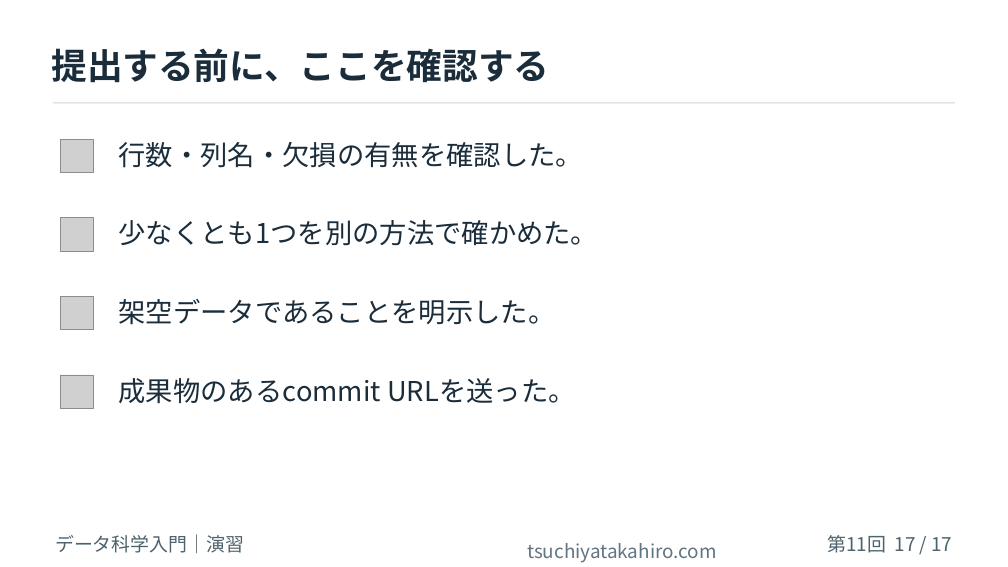
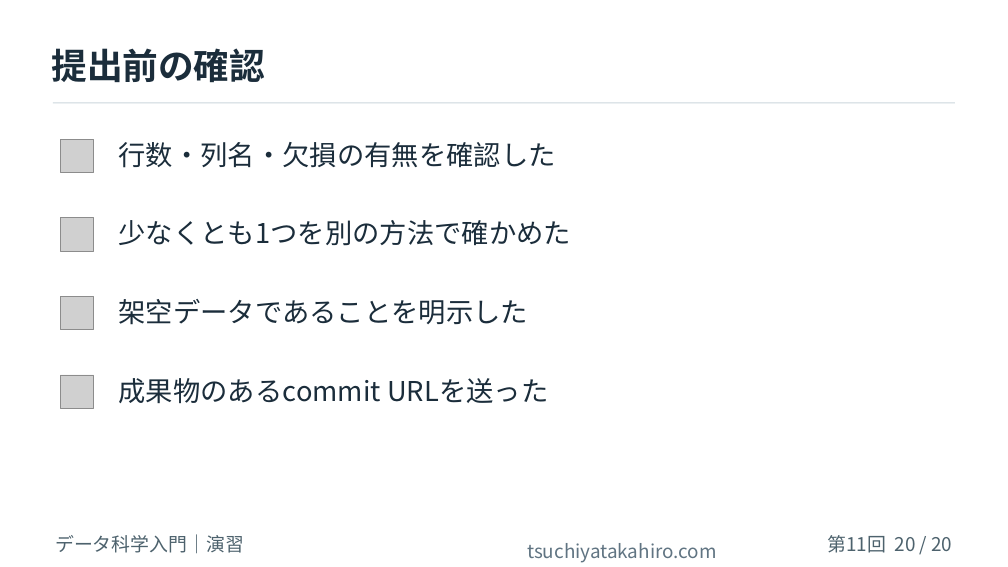
Before and after one commit to tsuchiyatakahirolab/ai-data-literacy, a slide deck: slide 20 of slides/Week11_AI_Data_Analysis.pptx (slide 17 before the commit). Drawn at 1008x567 pixels with LibreOffice and Linux fonts; fonts in the diff are those of the drawing; grey boxes stand for pictures; background and template pictures are left out. Boxes give left, top, right and bottom in pixels: in the first picture for what was removed or moved away, otherwise in the second. Text is boxed around its words. In the diff, an @@ line names an element or a change of style, - is before the commit and + after.

```diff
--- a/slides/Week11_AI_Data_Analysis.pptx
+++ b/slides/Week11_AI_Data_Analysis.pptx
@@ text at [51,48,265,83]: text changed @@
-提出する前に、ここを確認する
+提出前の確認
@@ text at [119,142,556,168]: text changed @@
-行数・列名・欠損の有無を確認した。
+行数・列名・欠損の有無を確認した
@@ text at [119,220,571,246]: text changed @@
-少なくとも1つを別の方法で確かめた。
+少なくとも1つを別の方法で確かめた
@@ text at [119,299,528,325]: text changed @@
-架空データであることを明示した。
+架空データであることを明示した
@@ text at [119,378,548,403]: text changed @@
-成果物のあるcommit URLを送った。
+成果物のあるcommit URLを送った
@@ text at [827,535,953,553]: text changed @@
-第11回 17 / 17
+第11回 20 / 20
```
Also in this commit, not shown: 15 other slides changed, 4 slides added, 1 slide removed, 37 other files.
